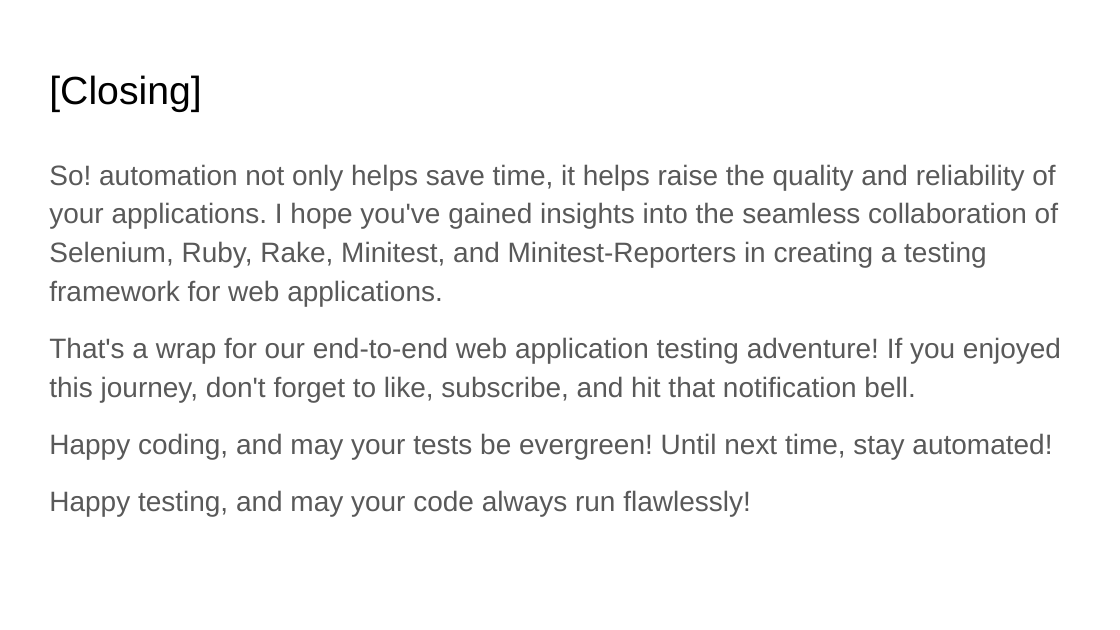
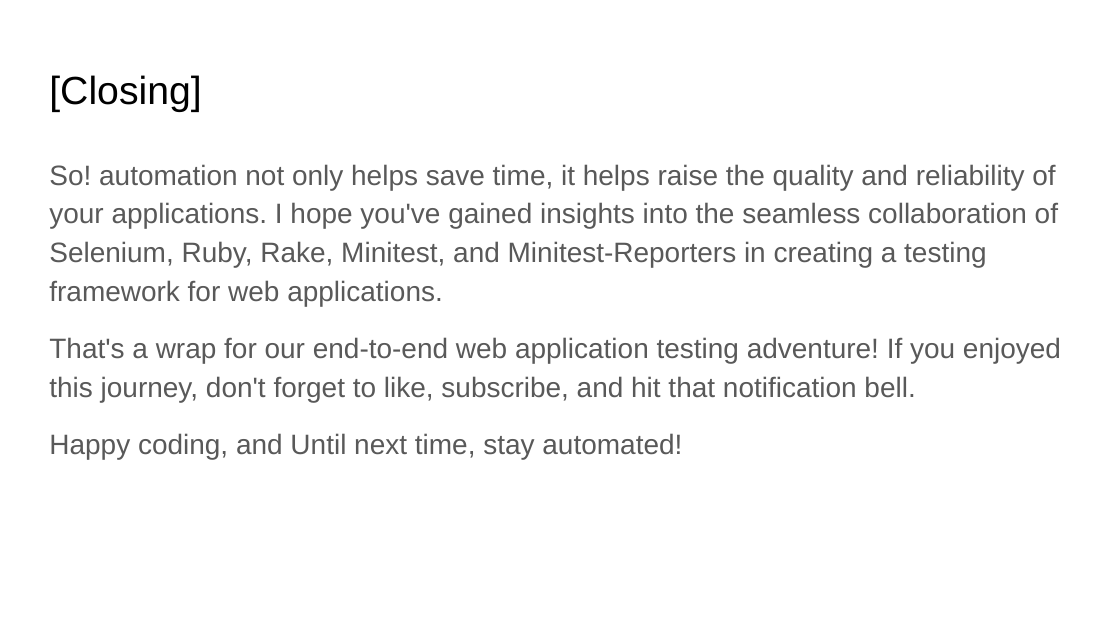
Before and after one commit to fawadmalik/end2EndAutomationWithRubyAndMinitestReport, a slide deck: slide 14 of docs/Web App Testing Automation.pptx (slide 10 before the commit). Drawn at 1120x630 pixels with LibreOffice and Linux fonts; fonts in the diff are those of the drawing. Boxes give left, top, right and bottom in pixels: in the first picture for what was removed or moved away, otherwise in the second. Text is boxed around its words. In the diff, an @@ line names an element or a change of style, - is before the commit and + after.

```diff
--- a/docs/Web App Testing Automation.pptx
+++ b/docs/Web App Testing Automation.pptx
@@ text at box(49, 433, 682, 459): text changed @@
-Happy coding, and may your tests be evergreen! Until next time, stay automated!
-Happy testing, and may your code always run flawlessly!
+Happy coding, and Until next time, stay automated!
```
Also in this commit, not shown: 3 other slides changed, 8 slides added, 4 slides removed, 1 other file.
